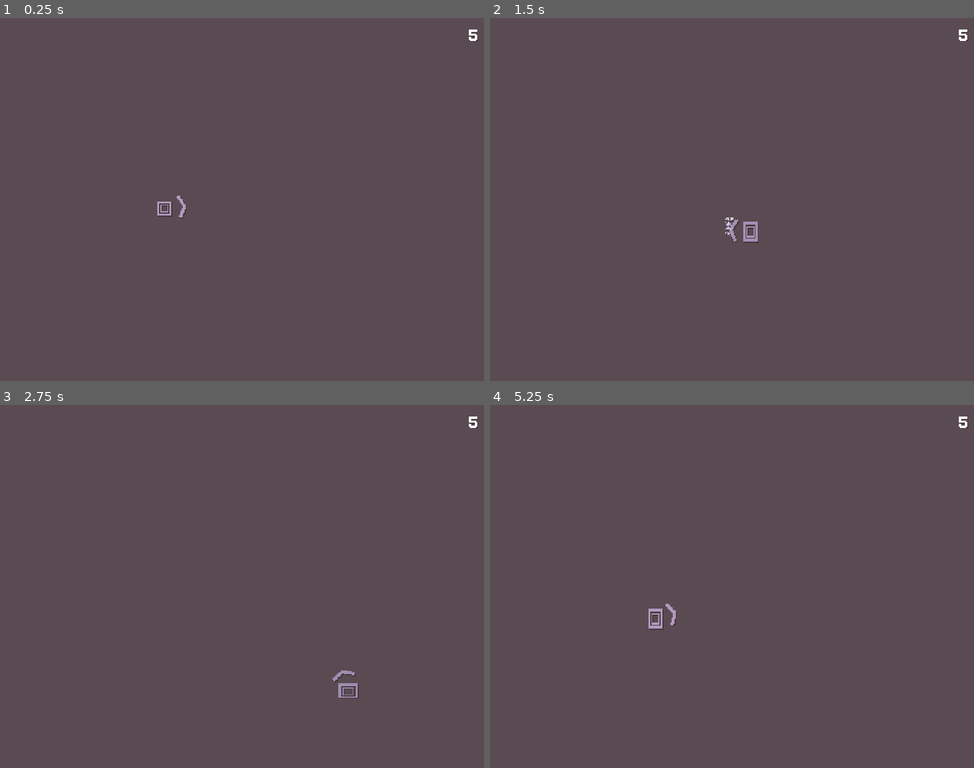
Above: before the commit, frames 1-4 (two rows, left to right).
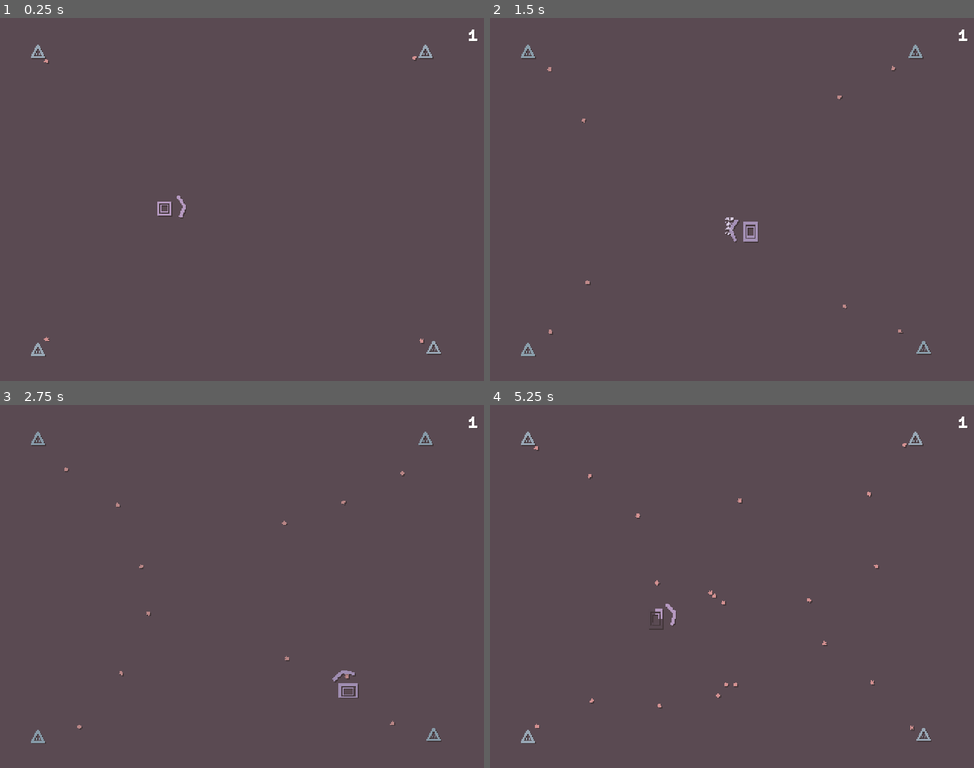
Above: after the commit, the same moments.

Repository: skibbl-dev/bisk-it-for-the-Ruscuit
Game: Godot game, scene res://scenes/game.tscn
The game is run twice, just before and just after one commit, with the same random seed, the same clock (stepped at 60 frames per second) and the same inputs. This scene is started directly instead of the project's main scene. Sound files missing from this copy of the repository are replaced by a short silence.
Inputs (mouse positions are in pixels of both pictures, inside the frame that each line leads up to):
- Up to frame 1 (0.25 s): no input
- Up to frame 2 (1.5 s): move the mouse to (838, 181) at 0.52 s; hold D (right) 0.53-1.28 s; right-click (838, 181) at 0.6 s; move the mouse to (635, 217) at 1.27 s; hold S (down) from 1.28 s (still down); click (635, 217) at 1.35 s
- Up to frame 3 (2.75 s): move the mouse to (290, 506) at 2.02 s; release S (down) at 2.03 s; hold D (right) from 2.03 s (still down); right-click (290, 506) at 2.1 s
- Up to frame 4 (5.25 s): move the mouse to (707, 659) at 2.77 s; release D (right) at 2.78 s; hold W (up) 2.78-3.53 s; click (707, 659) at 2.85 s; move the mouse to (877, 640) at 3.52 s; hold A (left) 3.53-5.03 s; right-click (877, 640) at 3.6 s; move the mouse to (586, 532) at 4.27 s; click (586, 532) at 4.35 s; move the mouse to (756, 586) at 5.02 s; hold S (down) from 5.03 s (still down); right-click (756, 586) at 5.1 s

The runs differ from the first frame. In frame 1, 0.3% of the frame differs, in the area x 6-99%, y 3-94%; in frame 2, 0.4%; in frame 3, 0.4%; in frame 4, 0.6%.

Commit message:
fixed some random bugs

Diff:
--- a/objects/Player.tscn
+++ b/objects/Player.tscn
@@ -13,22 +13,10 @@
 tracks/0/type = "value"
 tracks/0/imported = false
 tracks/0/enabled = true
-tracks/0/path = NodePath("Particles:emitting")
+tracks/0/path = NodePath("Area2D/CollisionPolygon2D:disabled")
 tracks/0/interp = 1
 tracks/0/loop_wrap = true
 tracks/0/keys = {
-"times": PackedFloat32Array(0),
-"transitions": PackedFloat32Array(1),
-"update": 1,
-"values": [false]
-}
-tracks/1/type = "value"
-tracks/1/imported = false
-tracks/1/enabled = true
-tracks/1/path = NodePath("Area2D/CollisionPolygon2D:disabled")
-tracks/1/interp = 1
-tracks/1/loop_wrap = true
-tracks/1/keys = {
 "times": PackedFloat32Array(0),
 "transitions": PackedFloat32Array(1),
 "update": 1,
@@ -42,35 +30,35 @@
 tracks/0/type = "value"
 tracks/0/imported = false
 tracks/0/enabled = true
-tracks/0/path = NodePath("Particles:emitting")
+tracks/0/path = NodePath("Area2D/CollisionPolygon2D:disabled")
 tracks/0/interp = 1
 tracks/0/loop_wrap = true
 tracks/0/keys = {
+"times": PackedFloat32Array(0, 0.17),
+"transitions": PackedFloat32Array(1, 1),
+"update": 1,
+"values": [false, true]
+}
+tracks/1/type = "value"
+tracks/1/imported = false
+tracks/1/enabled = true
+tracks/1/path = NodePath("SlashParticles:emitting")
+tracks/1/interp = 1
+tracks/1/loop_wrap = true
+tracks/1/keys = {
 "times": PackedFloat32Array(0),
 "transitions": PackedFloat32Array(1),
 "update": 1,
 "values": [true]
 }
-tracks/1/type = "value"
-tracks/1/imported = false
-tracks/1/enabled = true
-tracks/1/path = NodePath("Area2D/CollisionPolygon2D:disabled")
-tracks/1/interp = 1
-tracks/1/loop_wrap = true
-tracks/1/keys = {
-"times": PackedFloat32Array(0, 0.17),
-"transitions": PackedFloat32Array(1, 1),
-"update": 1,
-"values": [false, true]
-}
 tracks/2/type = "value"
 tracks/2/imported = false
 tracks/2/enabled = true
-tracks/2/path = NodePath("SlashParticles:emitting")
+tracks/2/path = NodePath("SlashParticles2:emitting")
 tracks/2/interp = 1
 tracks/2/loop_wrap = true
 tracks/2/keys = {
-"times": PackedFloat32Array(0),
+"times": PackedFloat32Array(0.03),
 "transitions": PackedFloat32Array(1),
 "update": 1,
 "values": [true]
@@ -78,11 +66,11 @@
 tracks/3/type = "value"
 tracks/3/imported = false
 tracks/3/enabled = true
-tracks/3/path = NodePath("SlashParticles2:emitting")
+tracks/3/path = NodePath("SlashParticles3:emitting")
 tracks/3/interp = 1
 tracks/3/loop_wrap = true
 tracks/3/keys = {
-"times": PackedFloat32Array(0.03),
+"times": PackedFloat32Array(0.04),
 "transitions": PackedFloat32Array(1),
 "update": 1,
 "values": [true]
@@ -90,22 +78,10 @@
 tracks/4/type = "value"
 tracks/4/imported = false
 tracks/4/enabled = true
-tracks/4/path = NodePath("SlashParticles3:emitting")
+tracks/4/path = NodePath("SlashParticles4:emitting")
 tracks/4/interp = 1
 tracks/4/loop_wrap = true
 tracks/4/keys = {
-"times": PackedFloat32Array(0.04),
-"transitions": PackedFloat32Array(1),
-"update": 1,
-"values": [true]
-}
-tracks/5/type = "value"
-tracks/5/imported = false
-tracks/5/enabled = true
-tracks/5/path = NodePath("SlashParticles4:emitting")
-tracks/5/interp = 1
-tracks/5/loop_wrap = true
-tracks/5/keys = {
 "times": PackedFloat32Array(0.08),
 "transitions": PackedFloat32Array(1),
 "update": 1,
@@ -124,19 +100,6 @@
 
 [sub_resource type="GradientTexture1D" id="GradientTexture1D_f6j3j"]
 gradient = SubResource("Gradient_6vqvp")
-
-[sub_resource type="ParticleProcessMaterial" id="ParticleProcessMaterial_6vqvp"]
-particle_flag_disable_z = true
-emission_shape_scale = Vector3(0, 10, 1)
-emission_shape = 3
-emission_box_extents = Vector3(1, 1, 1)
-spread = 25.0
-initial_velocity_min = 68.43
-initial_velocity_max = 86.52
-gravity = Vector3(0, 0, 0)
-scale_min = 1.5
-scale_max = 2.0
-color_ramp = SubResource("GradientTexture1D_f6j3j")
 
 [sub_resource type="ParticleProcessMaterial" id="ParticleProcessMaterial_f6j3j"]
 particle_flag_disable_z = true
@@ -167,16 +130,6 @@
 libraries = {
 &"": SubResource("AnimationLibrary_seukq")
 }
-
-[node name="Particles" type="GPUParticles2D" parent="WeaponPivot"]
-visible = false
-position = Vector2(18, 0)
-emitting = false
-amount = 40
-lifetime = 0.17
-one_shot = true
-explosiveness = 0.4
-process_material = SubResource("ParticleProcessMaterial_6vqvp")
 
 [node name="Weapon" type="Sprite2D" parent="WeaponPivot"]
 position = Vector2(16, 0)
--- a/scripts/enemy_spawner.gd
+++ b/scripts/enemy_spawner.gd
@@ -7,13 +7,14 @@
 @onready var wave_label: Label = $WaveLabel
 
 func spawn_next_wave():
-	if(!enemy_waves.has(wave)):
+	if(!enemy_waves.size()>wave):
 		return # IF TEHRE ARE NO MORE WAVES, JUST GIVE UP>
 
 	for child in Game.INSTANCE.bullet_container.get_children():
 		child.queue_free()
 	var new_wave = enemy_waves[wave].pick_random().instantiate()
-	add_child(new_wave)
+	call_deferred("add_child", new_wave)
+	#add_child(new_wave)
 	current_wave = new_wave
 	wave += 1
 	wave_label.text = str(wave)
--- a/scripts/title.gd
+++ b/scripts/title.gd
@@ -41,7 +41,10 @@
 		explosion_sound.play()
 		explosion_sound.volume_db += 10
 	else:
-		get_tree().change_scene_to_file("res://scenes/game.tscn")
+		#get_tree().change_scene_to_file("res://scenes/game.tscn")
+		get_tree().call_deferred("change_scene_to_file", "res://scenes/game.tscn")
+		# I hope this should work, i was mostly just trying to fix the error/warning in the console
+		# I think what should happen is it will wait for the scene to be "ready" before changing scenes? idrk
 
 func shake():
 	var tween = create_tween()
Not shown: 1 places in objects/Player.tscn that only renumber resources
